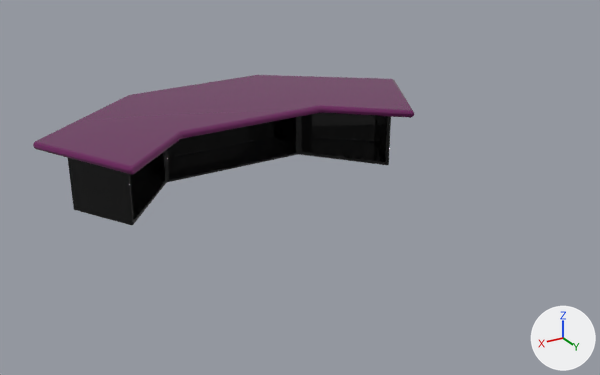
The Blender file RAW files/Blender/MejaPokerTembok.blend, before and after one commit.
Rendered twice from a 50 mm camera at (4.66, 9.86, 4.22) aimed at (-0.35, 1.53, 0.05). The lights are fixed; the arrows at lower right show +X, +Y and +Z.

Before the edit, the objects in view are built like this:
```python
me_cube_001 = bpy.data.meshes.new('Cube.001')
me_cube_001.from_pydata(...)  # 40 vertices, 38 faces; spans x -2.3..2.3, y -0.4..1.4, z 0.0..0.77
me_cube_001.polygons.foreach_set('use_smooth', [True] * 38)
me_cube_001.materials.append(mat_basecasino)  # black #171717
me_cube_002 = bpy.data.meshes.new('Cube.002')
me_cube_002.from_pydata(...)  # 16 vertices, 14 faces; spans x -2.64..2.64, y -0.85..1.8, z -0.05..0.05
me_cube_002.polygons.foreach_set('use_smooth', [True] * 14)
me_cube_002.materials.append(mat_clothcasino)  # its picture is missing
ob_areacasino = bpy.data.objects.new('AreaCasino', me_cube_002)
ob_areacasino.location = (0.0, 0.0, 0.83)
_m = ob_areacasino.modifiers.new('Bevel', 'BEVEL')
_m.segments = 5
ob_basecasino = bpy.data.objects.new('BaseCasino', me_cube_001)
ob_basecasino.location = (0.0, 0.0, 0.0)
_m = ob_basecasino.modifiers.new('Bevel', 'BEVEL')
_m.width = 0.12
_m.width_pct = 0.12
_m.segments = 5
```
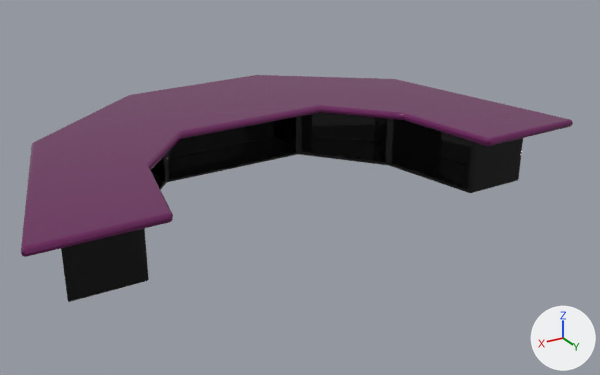
The change, as a diff of the scene's bpy script:
```diff
--- a/RAW files/Blender/MejaPokerTembok.blend.py
+++ b/RAW files/Blender/MejaPokerTembok.blend.py
@@ me_cube_001 @@
 # used by ob_basecasino; location = (0.0, 0.0, 0.0)
-me_cube_001.from_pydata(...)  # 40 vertices, 38 faces; spans x -2.3..2.3, y -0.4..1.4, z 0.0..0.77
+me_cube_001.from_pydata(...)  # 64 vertices, 62 faces; spans x -2.99..2.99, y -0.4..2.7, z 0.0..0.77
+# me_cube_001 part 1
+# 2 faces are deleted
+# 16 vertices are added at x -2.99..2.99, y 0.73..2.7, z 0.0..0.77
+# 8 new vertices lie (0.0, 0.0, 0.67) away from vertices in x -2.89..2.89, y 0.73..2.65, z 0.05
+# 26 new faces join them
 me_cube_001.materials.append(mat_basecasino)
@@ me_cube_002 @@
 # used by ob_areacasino; location = (0.0, 0.0, 0.83)
-me_cube_002.from_pydata(...)  # 16 vertices, 14 faces; spans x -2.64..2.64, y -0.85..1.8, z -0.05..0.05
+me_cube_002.from_pydata(...)  # 24 vertices, 22 faces; spans x -3.43..3.43, y -0.85..3.1, z -0.05..0.05
+# me_cube_002 part 2
+# 2 faces are deleted
+# 4 vertices move from x -1.92..1.92, y 1.8, z -0.05..0.05 to x -1.73..1.73, y 1.8, z -0.05..0.05
+# 8 vertices are added at x -3.43..3.43, y 3.1, z -0.05..0.05
+# 10 new faces join them
 me_cube_002.materials.append(mat_clothcasino)
```

Location of each change, [x1, y1, x2, y2] in pixels of the pictures (600 x 375 px):
'AreaCasino', reshaped (45% wider, 81% taller): before [33, 75, 414, 175]; after [21, 75, 573, 257]
'BaseCasino', reshaped (43% wider, 68% taller): before [68, 113, 391, 225]; after [61, 113, 523, 302]
part 1 of me_cube_001, built on: before [68, 117, 391, 225]; after [61, 119, 523, 302]
part 2 of me_cube_002, built on: before [33, 144, 132, 174]; after [21, 79, 573, 257]
